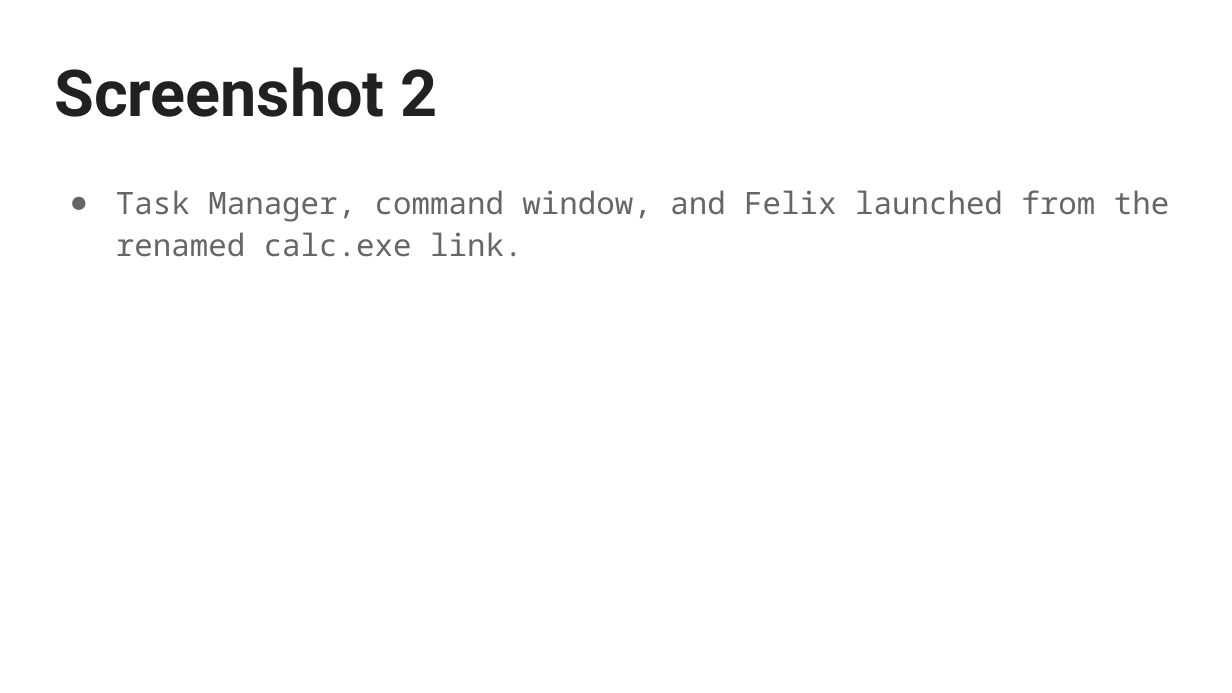
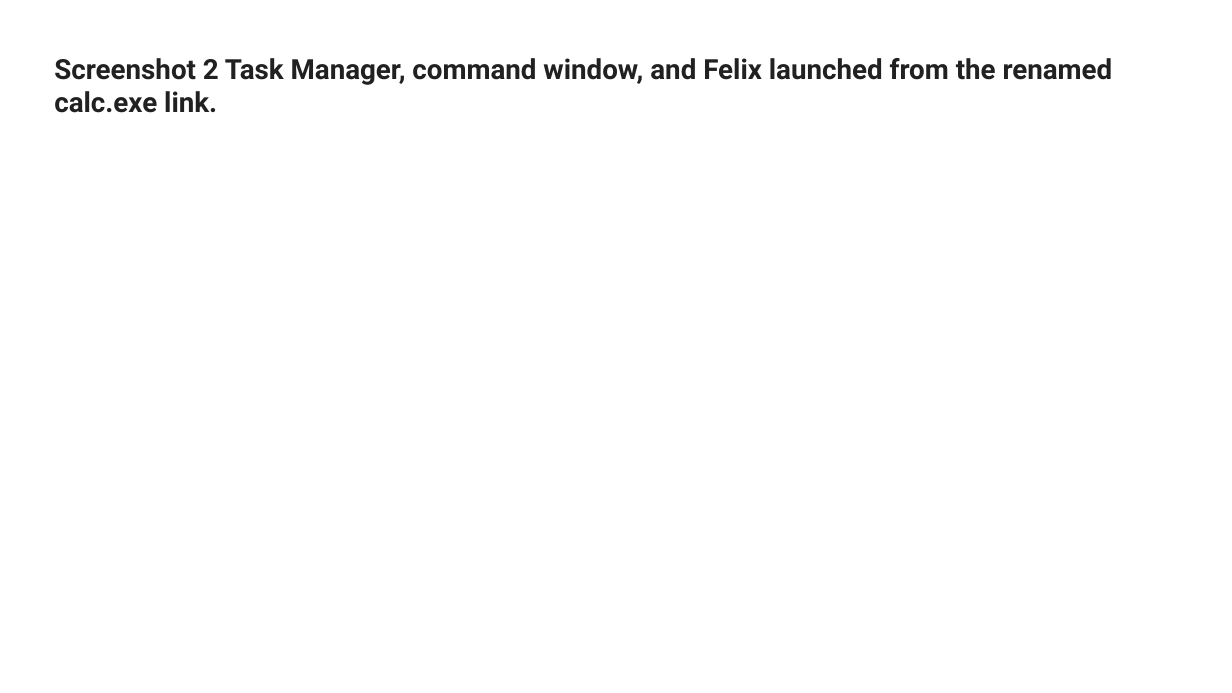
Before and after one commit to WikiSteve/networking-labs, a slide deck: slide 3 of labs/080-windows-batch-files/assets/Windows Batch Files SUBMISSION TEMPLATE.pptx. Drawn at 1232x693 pixels with LibreOffice and Linux fonts; fonts in the diff are those of the drawing. Boxes give left, top, right and bottom in pixels: in the first picture for what was removed or moved away, otherwise in the second. Text is boxed around its words. In the diff, an @@ line names an element or a change of style, - is before the commit and + after.

```diff
--- a/labs/080-windows-batch-files/assets/Windows Batch Files SUBMISSION TEMPLATE.pptx
+++ b/labs/080-windows-batch-files/assets/Windows Batch Files SUBMISSION TEMPLATE.pptx
@@ title at (54, 58, 1113, 113): text changed; size 37.8 to 16.2 pt @@
-Screenshot 2
+Screenshot 2 Task Manager, command window, and Felix launched from the renamed calc.exe link.
@@ text removed at (116, 190, 1169, 257) @@
-● Task Manager, command window, and Felix launched from the renamed calc.exe link.
```
Also in this commit, not shown: 8 other slides changed, 6 other files.
